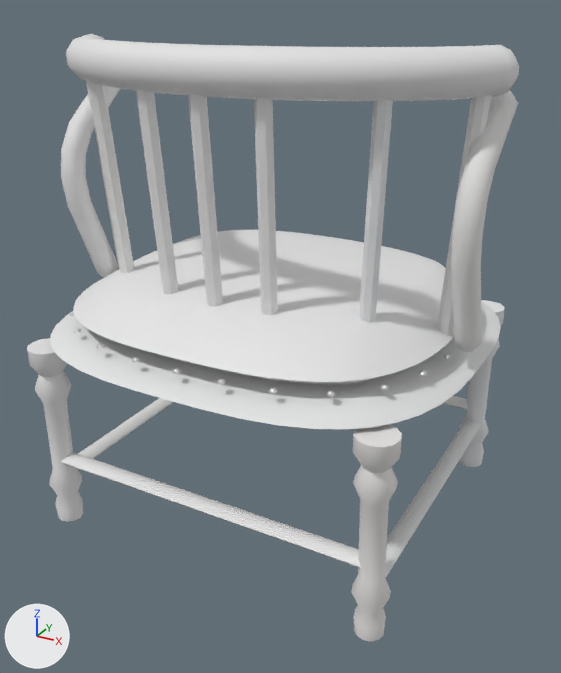
What one commit did to the glTF model assets/models/templates/furniture/chair_da.glb.
Both versions are drawn from a camera (50 mm lens) standing at (0.413, -0.766, 0.592) and looking at (0.009, -0.031, 0.225). The axes (+X, +Y, +Z) are drawn at lower left. The lights are the same throughout. The older version comes first. Vertices at exactly the same position are counted once.

The older version as bpy lines, for what is in view:
```python
me_beine_001 = bpy.data.meshes.new('Beine.001')
me_beine_001.from_pydata(...)  # 1676 vertices, 3276 faces; spans x -0.256..0.249, y -0.238..0.214, z -0.001..0.553
me_beine_001.materials.append(mat_wood)
me_sitzpolster_001 = bpy.data.meshes.new('Sitzpolster.001')
me_sitzpolster_001.from_pydata(...)  # 504 vertices, 1004 faces; spans x -0.221..0.217, y -0.218..0.183, z 0.233..0.315
me_sitzpolster_001.materials.append(mat_leather)
ob_leather = bpy.data.objects.new('leather', me_sitzpolster_001)
ob_leather.location = (0.0, 0.0, 0.0)
ob_wood = bpy.data.objects.new('wood', me_beine_001)
ob_wood.location = (0.0, 0.0, 0.0)
```
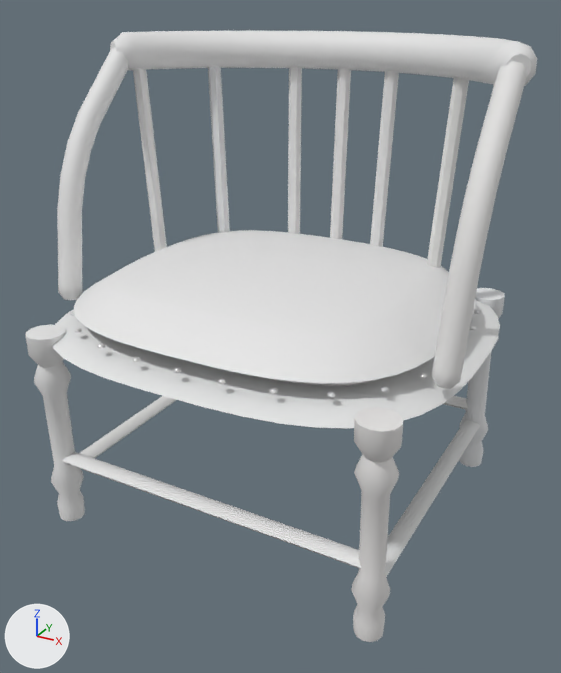
What the commit changed:
me_beine_001 is used by ob_wood; location (0.0, 0.0, 0.0).
me_beine_001 had 1676 vertices, 3276 faces and spanned x -0.256..0.249, y -0.238..0.214, z -0.001..0.553.
me_beine_001 now has 1676 vertices, 3276 faces and spans x -0.257..0.25, y -0.237..0.214, z -0.001..0.552.
me_beine_001 part 1: the loose piece of 320 vertices spanning x -0.256..0.249, y -0.183..-0.013, z 0.508..0.553 is multiplied about its middle by the matrix ((-1.004, 0.009, -0.012), (0.0, -1.001, -0.001), (-0.003, 0.003, 1.004)), then moved by (-0.001, 0.191, 0.0).
me_beine_001 part 2: the loose piece of 14 vertices spanning x -0.237..-0.201, y -0.056..-0.031, z 0.27..0.52 is multiplied about its middle by the matrix ((0.999, -0.007, 0.151), (-0.002, 1.008, 0.061), (-0.152, -0.061, 0.997)), then moved by (0.434, 0.081, -0.001).
me_beine_001 part 3: the loose piece of 14 vertices spanning x -0.171..-0.141, y -0.125..-0.095, z 0.271..0.521 is multiplied about its middle by the matrix ((1.004, -0.006, 0.108), (-0.005, 1.005, 0.105), (-0.108, -0.105, 0.999)), then moved by (0.308, 0.214, -0.001).
me_beine_001 part 4: the loose piece of 14 vertices spanning x -0.076..-0.053, y -0.165..-0.132, z 0.27..0.521 is multiplied about its middle by the matrix ((1.009, -0.002, 0.045), (-0.004, 1.002, 0.128), (-0.045, -0.128, 1.001)), then moved by (0.124, 0.291, -0.001).
me_beine_001 part 5: the loose piece of 14 vertices spanning x -0.012..0.007, y -0.171..-0.138, z 0.27..0.521 is turned -7.4 degrees about the x axis through its middle, then moved by (0.0, 0.304, -0.001).
me_beine_001 part 6: the loose piece of 14 vertices spanning x 0.05..0.069, y -0.164..-0.131, z 0.271..0.521 is multiplied about its middle by the matrix ((0.999, 0.005, -0.041), (0.0, 0.992, 0.123), (0.042, -0.123, 0.992)), then moved by (-0.124, 0.291, -0.001).
me_beine_001 part 7: the loose piece of 14 vertices spanning x 0.138..0.165, y -0.124..-0.094, z 0.271..0.521 is multiplied about its middle by the matrix ((1.004, 0.007, -0.107), (0.003, 1.005, 0.096), (0.108, -0.096, 1.0)), then moved by (-0.308, 0.213, -0.002).
me_beine_001 part 8: the loose piece of 14 vertices spanning x 0.198..0.231, y -0.055..-0.031, z 0.271..0.521 is multiplied about its middle by the matrix ((0.999, 0.005, -0.152), (0.002, 1.009, 0.052), (0.152, -0.051, 0.997)), then moved by (-0.434, 0.081, -0.001).
me_beine_001 part 9: 1162 of 1676 vertices moved; they spanned x -0.252..0.246, y -0.238..0.214, z -0.001..0.512 and now span x -0.256..0.25, y -0.237..0.214, z -0.001..0.538; mean shift (0.0, -0.002, 0.004); largest move (0.232, -0.032, 0.266) -> (0.232, -0.107, 0.251).
Other edits to the shape of me_beine_001 do not show in these pictures.

Changed parts and their boxes [x1, y1, x2, y2] in the pictures (561 x 673 px; the box of a moved part takes in the faces that stretch with it):
'wood', reshaped
    before: [27, 34, 519, 642]
    after: [26, 31, 537, 642]
part 1 of me_beine_001, moved or reshaped
    before: [66, 34, 519, 101]
    after: [110, 31, 537, 86]
part 2 of me_beine_001, moved or reshaped (not visible afterwards)
    before: [86, 81, 120, 269]
part 3 of me_beine_001, moved or reshaped
    before: [87, 81, 134, 274]
    after: [427, 77, 469, 268]
part 4 of me_beine_001, moved or reshaped
    before: [136, 89, 178, 294]
    after: [370, 70, 399, 247]
part 5 of me_beine_001, moved or reshaped
    before: [188, 94, 223, 307]
    after: [330, 68, 351, 239]
part 6 of me_beine_001, moved or reshaped
    before: [254, 97, 278, 315]
    after: [288, 67, 302, 234]
part 7 of me_beine_001, moved or reshaped
    before: [359, 99, 393, 323]
    after: [208, 66, 230, 233]
part 8 of me_beine_001, moved or reshaped
    before: [437, 95, 491, 335]
    after: [133, 68, 167, 252]
part 9 of me_beine_001, moved or reshaped
    before: [27, 86, 518, 642]
    after: [26, 48, 527, 642]
